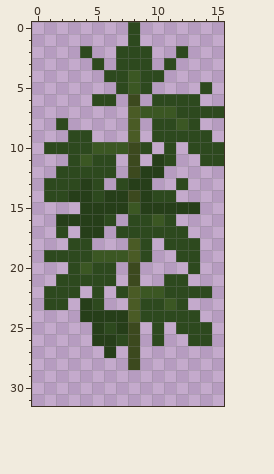
Pixel-art file -- sprites/weed/weed.aseprite. This is how it looked before the edit.
16x32 pixels, 1 frame. Colours within 5 levels of each other are drawn and written as one.
The result:
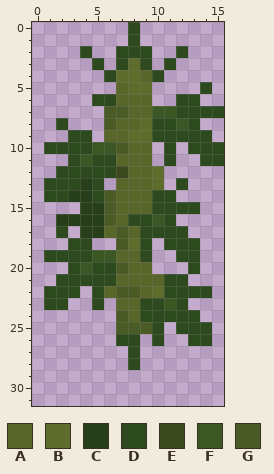
Palette (. is transparent): A #586629  B #5e6d2c  C #263e19  D #2d491e  E #3c491e  F #3b5723  G #4a5b25
The edit:
layer "Grown" added
layer "Layer 1" removed
The edit adds colour A in row 6 at x 7 and 9; in row 8 at x 7; in row 9 at x 6 to 7; in row 11 at x 7 and 9; in row 16 at x 7; in row 17 at x 6.
The edit adds colour A in row 20 at x 9; in row 21 at x 7 and 9 to 10; in row 22 at x 6; in row 23 at x 7.
Colour C gives way to colour A in row 12 at x 9; in row 13 at x 8 to 9; in rows 14 to 15 at x 7 and 9.
Colour D gives way to colour A in row 4 at x 9; in row 5 at x 7; in row 10 at x 9; in row 13 at x 7; in row 17 at x 8.
Colour E gives way to colour A in row 6 at x 8; in rows 10 to 12 at x 8; in row 14 at x 8; in rows 20 to 21 at x 8.
Colour F gives way to colour A in row 7 at x 9; in row 15 at x 8; in row 19 at x 7; in row 22 at x 9.
Colour G gives way to colour A in rows 7 to 8 at x 8; in row 19 at x 8; in rows 23 to 24 at x 8.
The edit adds colour B in rows 8 to 9 at x 9; in row 13 at x 10.
Colour C gives way to colour B in row 12 at x 10.
Colour D gives way to colour B in row 3 at x 8; in row 4 at x 7; in row 5 at x 9.
Colour F gives way to colour B in rows 4 to 5 at x 8; in row 22 at x 10.
Colour G gives way to colour B in row 9 at x 8; in row 18 at x 8.
Colour C gives way to colour D in row 15 at x 10 to 13.
Colour E gives way to colour D in rows 26 to 28 at x 8.
The edit adds colour E in row 12 at x 7.
The edit adds colour G in row 7 at x 6 to 7; in row 8 at x 6; in row 18 at x 7; in row 20 at x 7; in row 25 at x 9.
Colour C gives way to colour G in rows 14 to 15 at x 6; in rows 24 to 25 at x 7.
Colour D gives way to colour G in row 16 at x 6; in row 17 at x 7; in row 22 at x 7.
Colour E gives way to colour G in row 25 at x 8.
Colour F gives way to colour G in row 10 at x 7.
Colour C is removed in row 11 at x 10; in row 23 at x 4; in row 24 at x 4 to 6; in row 25 at x 5; in row 26 at x 5 to 6; in row 27 at x 6.
Colour D is removed in row 6 at x 10 to 11; in row 25 at x 6.
Boxes around the changes in both pictures, in picture pixels (x1, y1, x2, y2):
changed: (80, 58, 200, 370)
